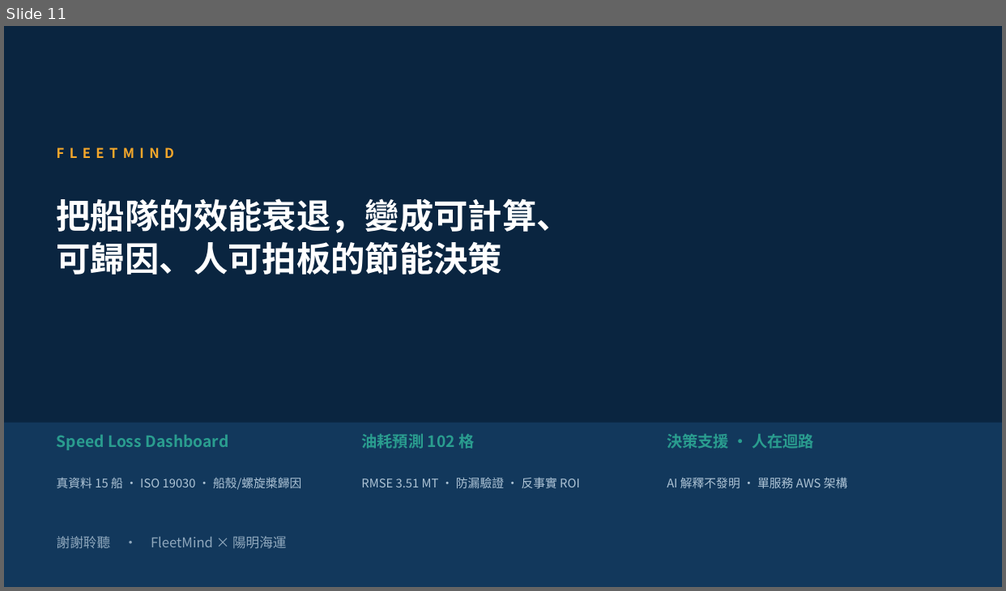
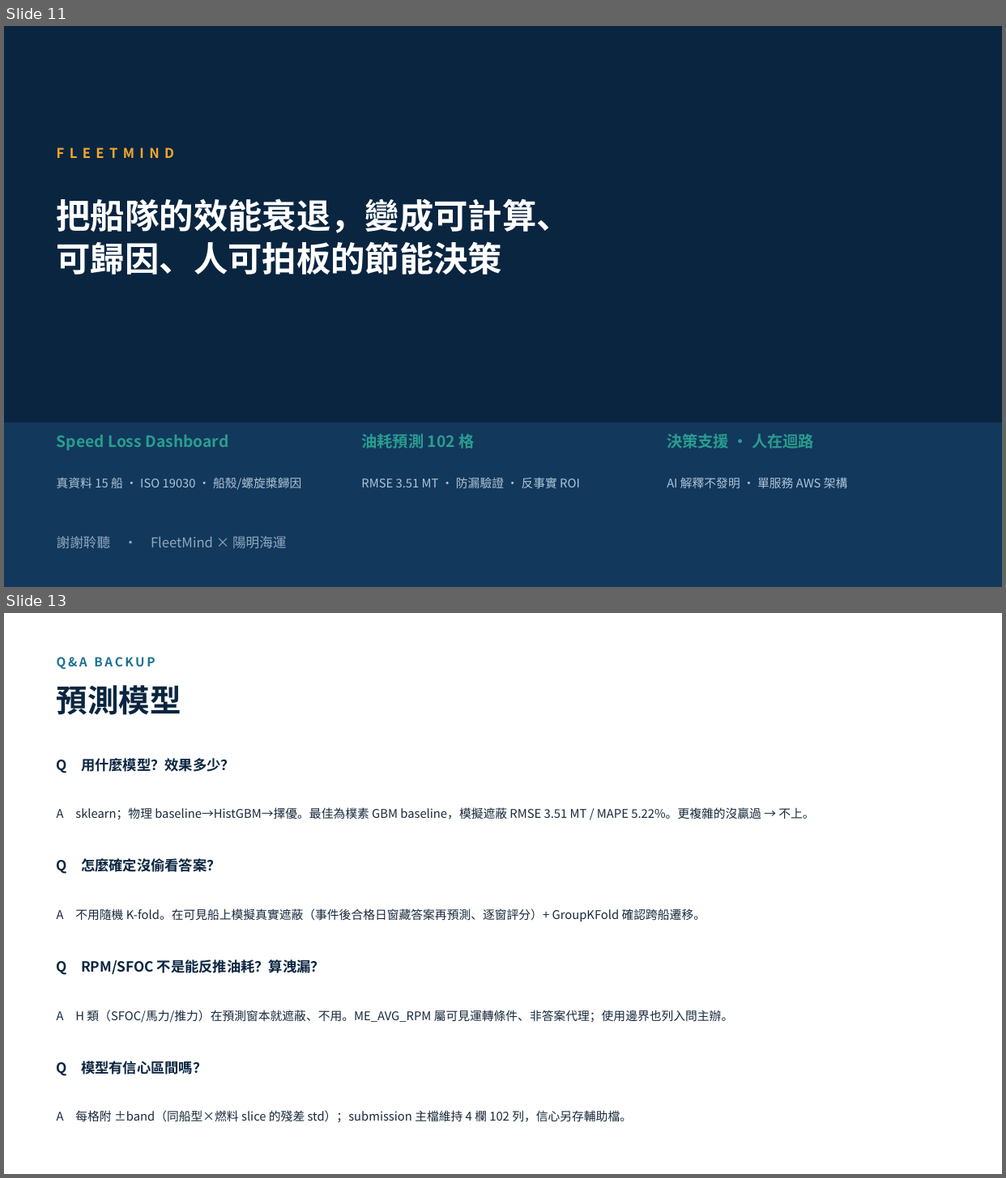
Before and after one commit to wsx5031060310guy/fleetmind-yang-ming-hackathon, a slide deck: presentation/fleetmind-proposal-deck.pptx. Shown one above the other, each under a label of ours: slide 11 before the commit, slides 11 and 13 after it; the slides between them are not shown. The pictures are 1006x591 and 1006x1178 pixels, drawn with LibreOffice and Linux fonts; fonts in the diff are those of the drawing. Boxes give left, top, right and bottom in pixels: in the first picture for what was removed or moved away, otherwise in the second. Text is boxed around its words. In the diff, an @@ line names an element or a change of style, - is before the commit and + after.

```diff
--- a/presentation/fleetmind-proposal-deck.pptx
+++ b/presentation/fleetmind-proposal-deck.pptx
@@ slide 13 added at (4,613,1002,1174), background #FFFFFF @@
@@ text added at (57,657,155,669), 12 pt, text #1C7293, bold @@
+Q&A BACKUP
@@ text added at (57,685,181,715), 30 pt, text #0A2540, bold @@
+預測模型
@@ text added at (57,758,235,773), 13.5 pt, text #0A2540, bold @@
+Q 用什麼模型？效果多少？
@@ text added at (57,807,814,820), 11.5 pt, text #18293B @@
+A sklearn；物理 baseline→HistGBM→擇優。最佳為樸素 GBM baseline，模擬遮蔽 RMSE 3.51 MT / MAPE 5.22%。更複雜的沒贏過 → 不上。
@@ text added at (57,858,220,874), 13.5 pt, text #0A2540, bold @@
+Q 怎麼確定沒偷看答案？
@@ text added at (57,909,705,922), 11.5 pt, text #18293B @@
+A 不用隨機 K-fold。在可見船上模擬真實遮蔽（事件後合格日窗藏答案再預測、逐窗評分）+ GroupKFold 確認跨船遷移。
@@ text added at (57,960,325,975), 13.5 pt, text #0A2540, bold @@
+Q RPM/SFOC 不是能反推油耗？算洩漏？
@@ text added at (57,1010,734,1023), 11.5 pt, text #18293B @@
+A H 類（SFOC/馬力/推力）在預測窗本就遮蔽、不用。ME_AVG_RPM 屬可見運轉條件、非答案代理；使用邊界也列入問主辦。
@@ text added at (57,1061,206,1076), 13.5 pt, text #0A2540, bold @@
+Q 模型有信心區間嗎？
@@ text added at (57,1110,632,1122), 11.5 pt, text #18293B @@
+A 每格附 ±band（同船型×燃料 slice 的殘差 std）；submission 主檔維持 4 欄 102 列，信心另存輔助檔。
```
Also in this commit, not shown: 1 slide changed, 3 other slides added, 1 slide removed, 1 other file.
